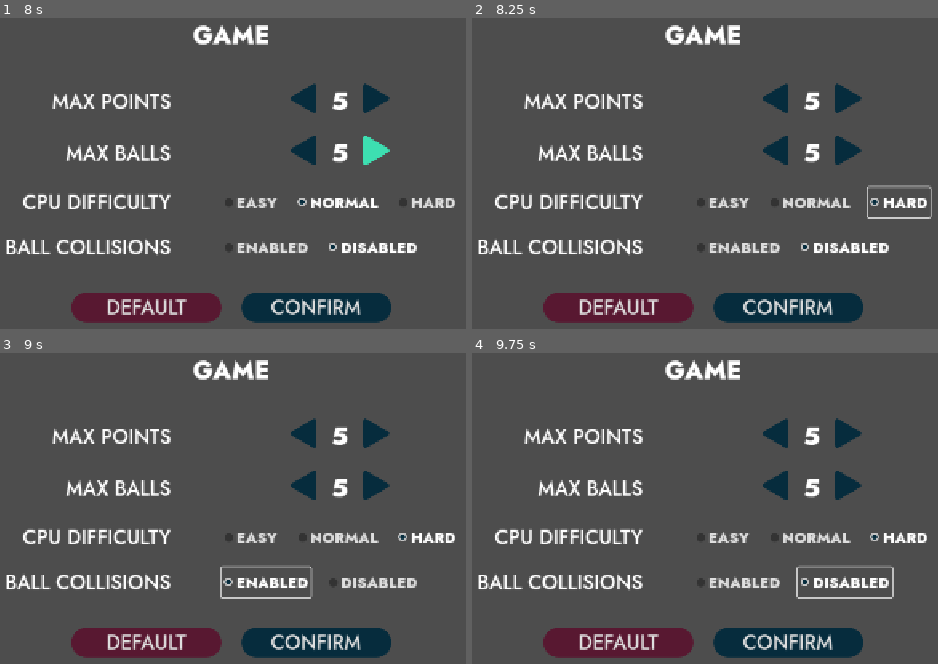
Above: before the commit, frames 1-4 (two rows, left to right).
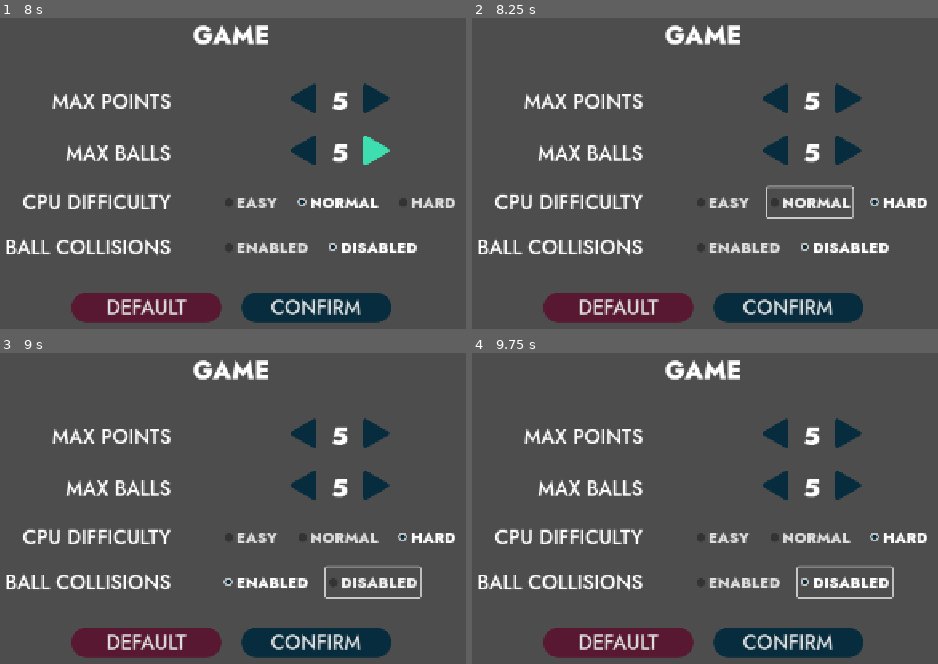
Above: after the commit, the same moments.

Repository: cf-Le3/pong-plus
Game: Godot game, scene res://menus/settings/game_settings/game_settings.tscn
Two runs of this game, one before a commit and one after it. Both use one fixed random seed, a clock stepped at 60 frames per second and the inputs below. This scene is started directly instead of the project's main scene.
Inputs (mouse positions are in pixels of both pictures, inside the frame that each line leads up to):
- Up to frame 1 (8 s): click "EASY" at 0.5 s; click "EASY" at 1.25 s; click "NORMAL" at 2 s; click "NORMAL" at 2.75 s; click "CONFIRM" at 3.5 s; click "CONFIRM" at 4.25 s; click (302, 101) at 5 s; click (377, 101) at 5.75 s; click (302, 154) at 6.5 s; click (377, 154) at 7.25 s
- Up to frame 2 (8.25 s): click "HARD" at 8 s
- Up to frame 3 (9 s): click "ENABLED" at 8.75 s
- Up to frame 4 (9.75 s): click "DISABLED" at 9.5 s

Frame 1 is identical in both runs. In frame 2, 0.7% of the frame differs, in the area x 63-99%, y 53-65%; in frame 3, 0.8%, in the area x 47-91%, y 68-80%; in frame 4, nothing differs.

Commit message:
Update game_settings.gd
When focus switches to a radio button from a button outside the group, it will re-allocate focus to the pressed button in the group.

Diff:
--- a/Pong Plus/menus/settings/game_settings/game_settings.gd
+++ b/Pong Plus/menus/settings/game_settings/game_settings.gd
@@ -2,6 +2,7 @@
 extends CanvasLayer
 signal close_game_settings(game_config: GameConfig)
 var game_config := GameConfig.new()
+var _last_focused: Control = null
 
 func _ready() -> void:
 	_update_display()
@@ -19,6 +20,13 @@
 		$%CollisionsDisabledButton.button_pressed = true
 
 	$%PointsButtonR.grab_focus()
+	get_viewport().connect("gui_focus_changed", _on_viewport_gui_focus_changed)
+
+func _on_viewport_gui_focus_changed(node: Control):
+	if node is BaseButton && _last_focused is BaseButton:
+		if node.button_group != null && node.button_group != _last_focused.button_group:
+			node.button_group.get_pressed_button().grab_focus()
+	_last_focused = node
 
 func _input(event: InputEvent) -> void:
 	var focus_owner := get_viewport().gui_get_focus_owner()
